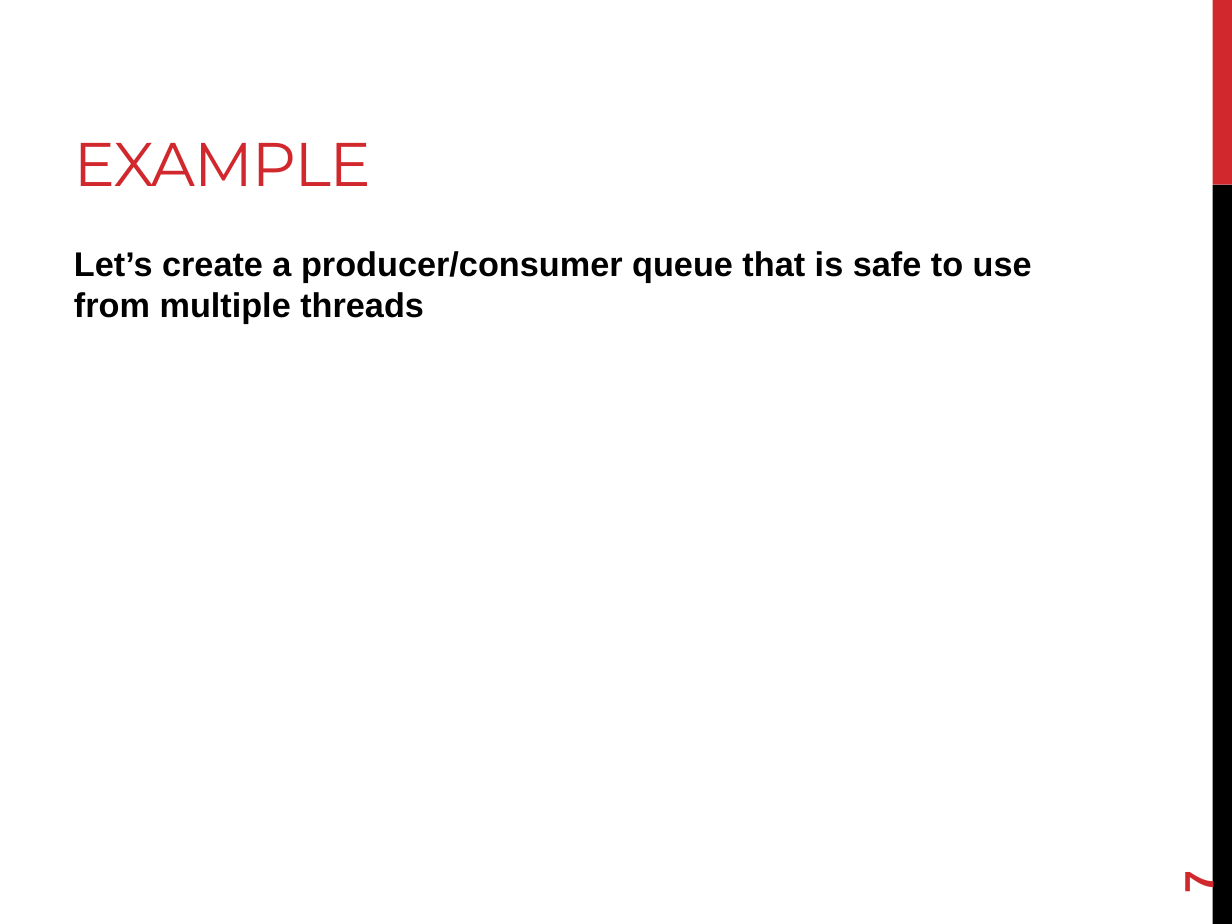
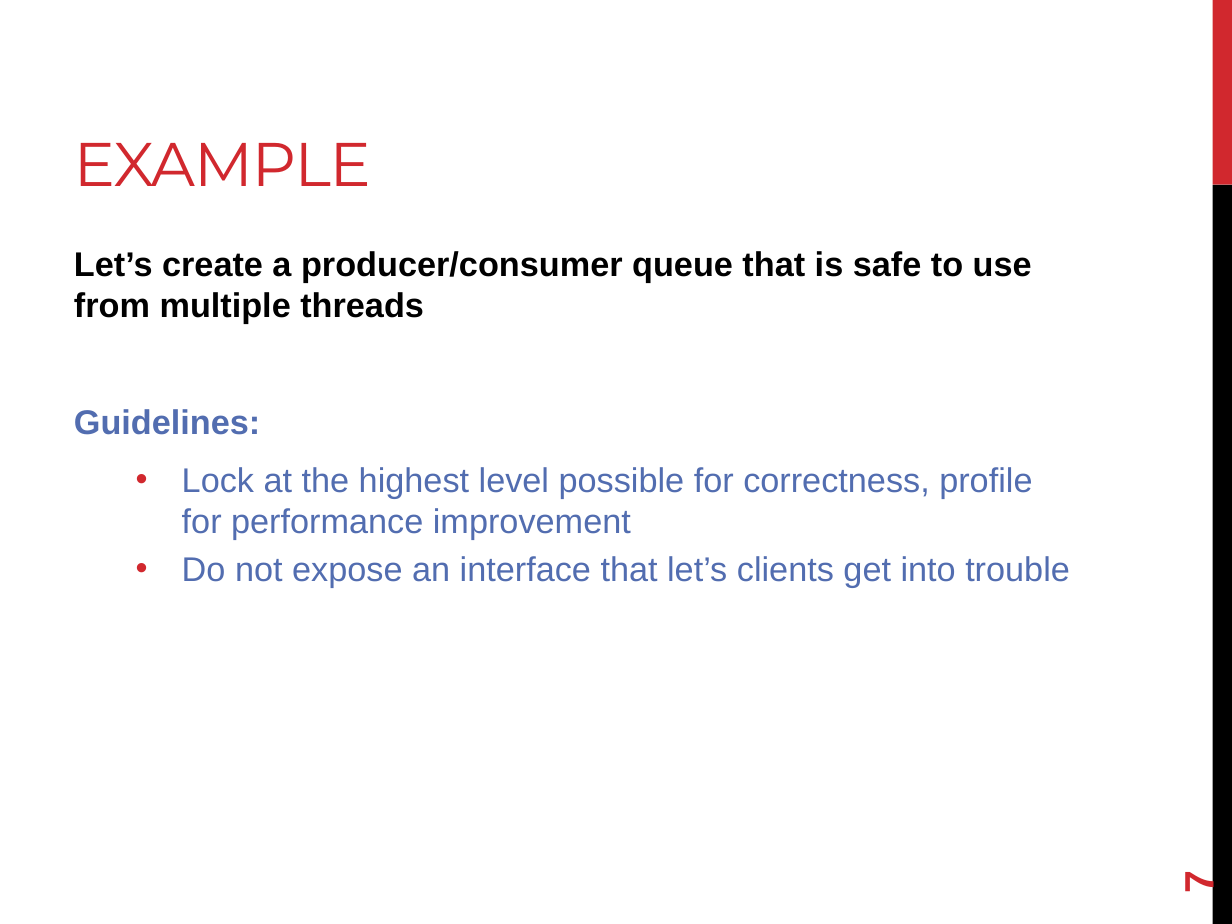
Before and after one commit to joshpeterson/DevelopingConcurrentSoftware, a slide deck: slide 7 of Lectures/Mutexes/Mutexes.pptx. Drawn at 1232x924 pixels with LibreOffice and Linux fonts; fonts in the diff are those of the drawing. Boxes give left, top, right and bottom in pixels: in the first picture for what was removed or moved away, otherwise in the second. Text is boxed around its words. In the diff, an @@ line names an element or a change of style, - is before the commit and + after.

```diff
--- a/Lectures/Mutexes/Mutexes.pptx
+++ b/Lectures/Mutexes/Mutexes.pptx
@@ text at (74,409,1070,587): paragraphs added @@
+Guidelines:
+  • Lock at the highest level possible for correctness, profile for performance improvement
+  • Do not expose an interface that let’s clients get into trouble
```
Also in this commit, not shown: 1 other slide changed, 1 slide added.
